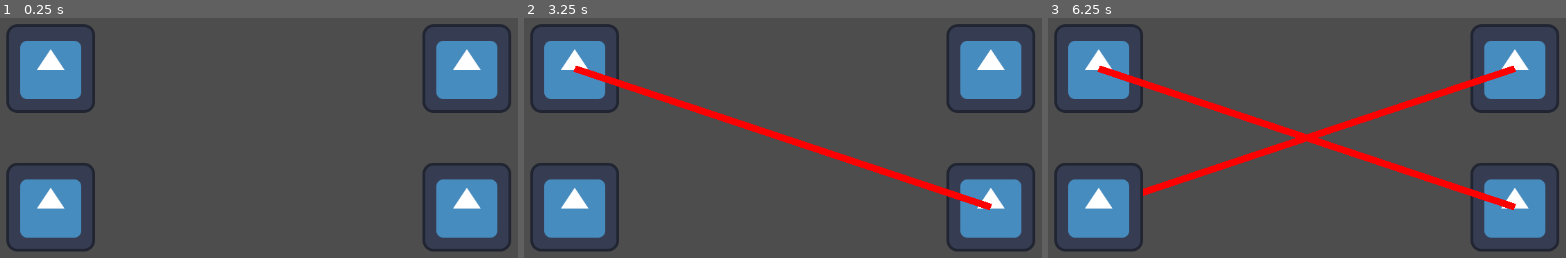
Above: before the commit, frames 1-3 (left to right).
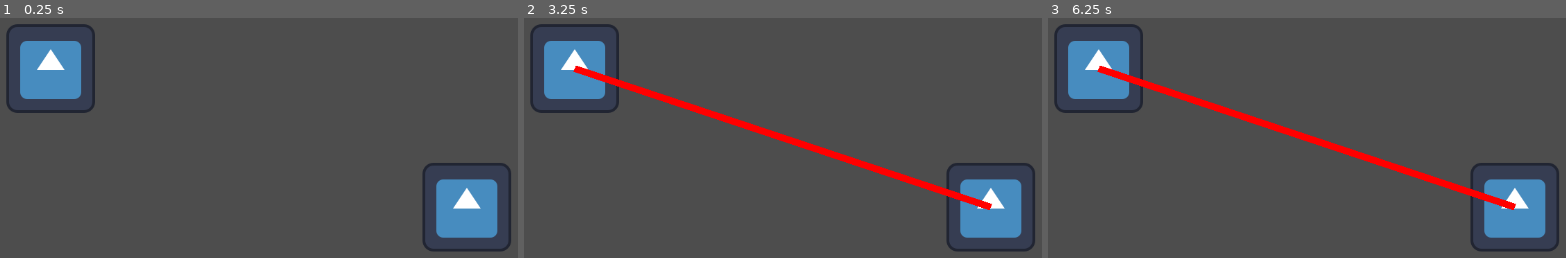
Above: after the commit, the same moments.

Repository: Shykaro/SimulatedAI
Game: Godot game, scene res://Scenes/npc visualization.tscn
Two runs of this game, one before a commit and one after it. Both use one fixed random seed, a clock stepped at 60 frames per second and the inputs below. The engine's default icon, where the game draws it, is replaced by a stand-in: a white triangle on a blue panel in a dark square.
Inputs:
- Up to frame 1 (0.25 s): no input
- Up to frame 2 (3.25 s): tap Enter at 0.5, 2 s; tap Space at 1.25, 2.75 s
- Up to frame 3 (6.25 s): tap Enter at 3.5 s; tap Space at 4.25 s

The runs differ from the first frame. In frame 1, 7.3% of the frame differs, in the area x 1-99%, y 2-98%; in frame 2, 7.3%; in frame 3, 9.4%.
Error after the commit: Trying to assign value of type 'Nil' to a variable of type 'Dictionary'. (res://Scripts/RequestHandler.gd:30)

Commit message:
Fixed not getting response from Ollama

Diff:
--- a/GodotProject/Scripts/NPC.gd
+++ b/GodotProject/Scripts/NPC.gd
@@ -8,7 +8,8 @@
 var is_talking: bool = false
 var communication_line: Line2D = Line2D.new()
 var timer = Timer.new()
-var timeout_interval: int = 10
+var conversation_partner: NPC
+#var timeout_interval: int = 10
 # Called when the node enters the scene tree for the first time.
 func start():
 	#assert(id != null, "WARNING: NPC instance has no id!") this can be used to debug (basically, if then print)
@@ -28,20 +29,23 @@
 				if(!NPCManager.npc_list[i].is_talking):
 					_establish_communication(NPCManager.npc_list[i])
 					break
-	else:
-		print(self.name+"'s chat timed out")
-		timer.stop()
-		_on_conversation_over()
-		timer.start(chat_interval)
+	#else:
+		#print(self.name+"'s chat timed out")
+		#timer.stop()
+		#var dict: Dictionary
+		#_on_conversation_over(dict)
+		#timer.start(chat_interval)
 
 #func _process(delta):
 #	if(is_talking): timer.stop()
 
 func _establish_communication(_npc: NPC):
-	timer.start(timeout_interval)
-	_npc.is_talking = true
-	#_npc.timer.stop()
+	#timer.start(timeout_interval)
+	conversation_partner = _npc
+	conversation_partner.is_talking = true
+	conversation_partner.timer.stop()
 	is_talking = true
+	timer.stop()
 	communication_line.add_point(Vector2.ZERO)
 	communication_line.add_point(_npc.position-self.position)
 	print(self.name+" is talking to "+_npc.name)
@@ -50,7 +54,11 @@
 	request_handler.request_processed.connect(_on_conversation_over)
 	request_handler.chat("Hello, I am "+name)
 
-func _on_conversation_over():
+func _on_conversation_over(json: Dictionary):
+	conversation_partner.is_talking = false
+	conversation_partner.timer.stop()
 	is_talking = false
+	timer.start(chat_interval)
+	conversation_partner = null
 	communication_line.clear_points()
 	print("bye!")
--- a/GodotProject/Scripts/NPCManager.gd
+++ b/GodotProject/Scripts/NPCManager.gd
@@ -24,7 +24,7 @@
 	print("DEBUG: instantiating NPCs...")
 	npc_scene = load("res://Scenes/npc.tscn")
 	create_npc("Elong Ma", "phi",10, Vector2(200,200))
-	create_npc("Jeff", "phi", 6,  Vector2(800,200))
-	create_npc("Lara", "phi", 8,  Vector2(200,400))
+	#create_npc("Jeff", "phi", 6,  Vector2(800,200))
+	#create_npc("Lara", "phi", 8,  Vector2(200,400))
 	create_npc("Marie", "phi", 3,  Vector2(800,400))
 	print(npc_list)
--- a/GodotProject/Scripts/RequestHandler.gd
+++ b/GodotProject/Scripts/RequestHandler.gd
@@ -12,6 +12,8 @@
 #for chatting:
 #var messages = [{"role": "user", "content": "Hello, world!"}]
 #var body:String = JSON.stringify({"model": model, "messages": messages})
+func _ready():
+	self.request_completed.connect(_on_request_completed)
 
 func _get_body():
 	var body: String = JSON.stringify({"model": model, "prompt": prompt, "stream": false})
